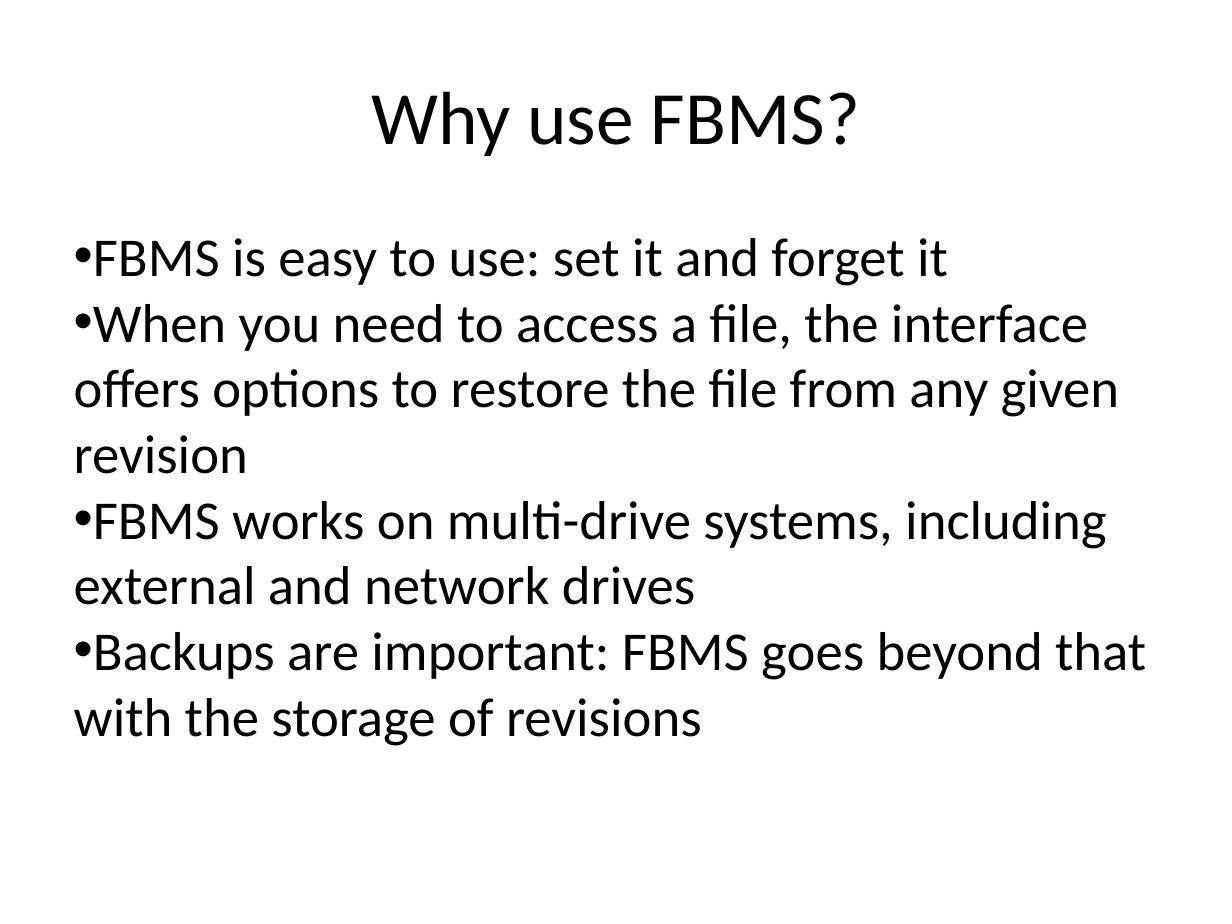
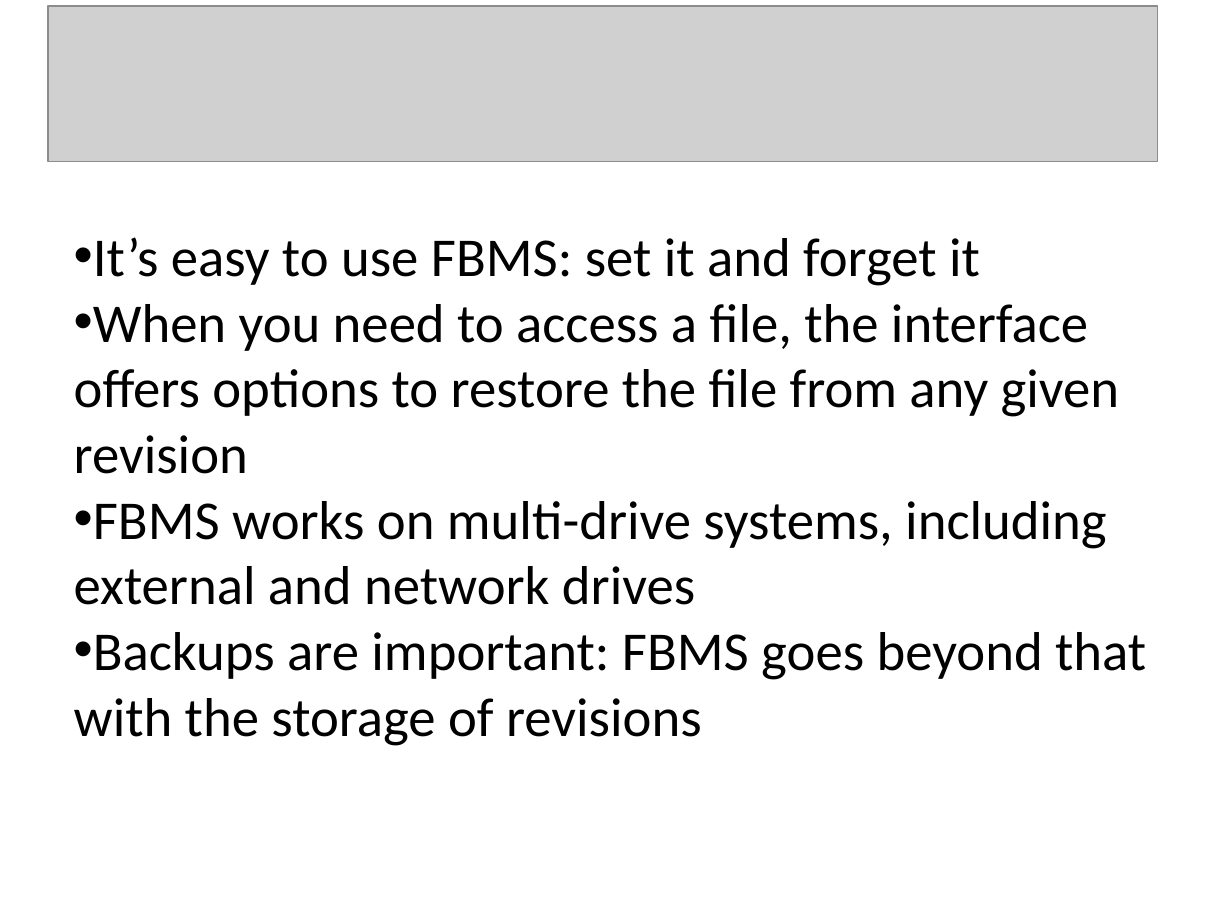
Before and after one commit to KatrinaHoffert/fbms, a slide deck: slide 3 of doc/milestone_6/final_presentation.pptx. Drawn at 1232x924 pixels with LibreOffice and Linux fonts; fonts in the diff are those of the drawing; grey boxes stand for pictures; background and template pictures are left out. Boxes give left, top, right and bottom in pixels: in the first picture for what was removed or moved away, otherwise in the second. Text is boxed around its words. In the diff, an @@ line names an element or a change of style, - is before the commit and + after.

```diff
--- a/doc/milestone_6/final_presentation.pptx
+++ b/doc/milestone_6/final_presentation.pptx
@@ picture added at bbox=[48, 6, 1158, 161] @@
@@ text removed at bbox=[371, 91, 860, 156] @@
-Why use FBMS?
@@ text at bbox=[93, 237, 980, 286]: text changed @@
-• FBMS is easy to use: set it and forget it
+• It’s easy to use FBMS: set it and forget it
```
Also in this commit, not shown: 15 other slides changed, 1 slide added, 1 slide removed.
